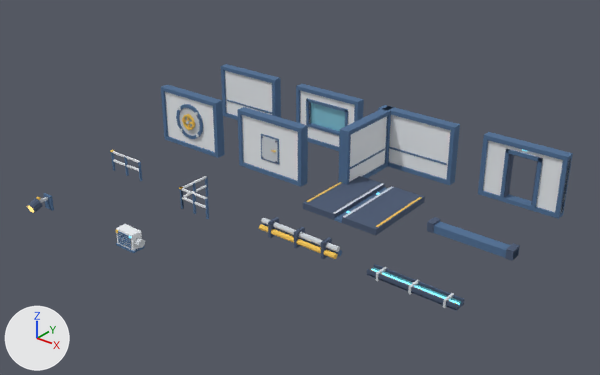
The OBJ model Assets/ModelFactory/Models/DL-002/model.obj, before and after one commit.
One viewpoint serves both versions: a camera (50 mm lens) standing at (21.7, -26.1, 17.4) and looking at (0.8, 0.1, 1.2). Every picture has the same lights, and +X, +Y and +Z are marked at lower left. The first picture is the older version. Where no turn or scale is listed for an object, it has been applied to the vertices.

The first picture shows 'DL002_StationKit_amber_accent', 'DL002_StationKit_glass_cyan', 'DL002_StationKit_graphite_navy', 'DL002_StationKit_hull_offwhite', 'DL002_StationKit_navy_frame', 'DL002_StationKit_titanium' and 2 more.
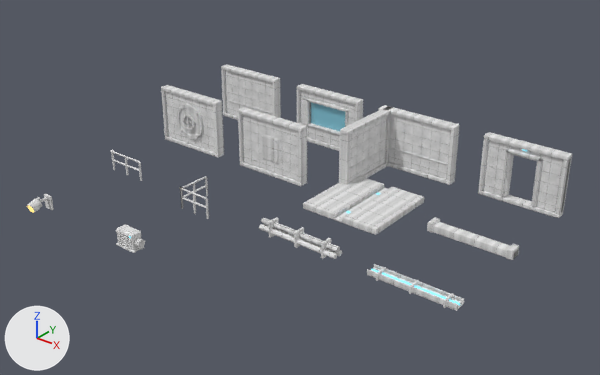
Edits to the scene script, one JSON object a line:
```json
{"op": "add", "block": "img_detail_metal_png", "code": ["img_detail_metal_png = load_image('detail_metal.png', 'textures/detail_metal.png', 256, 256, 'sRGB')"]}
{"op": "add", "block": "img_detail_panel_png", "code": ["img_detail_panel_png = load_image('detail_panel.png', 'textures/detail_panel.png', 256, 256, 'sRGB')"]}
{"op": "remove", "block": "mat_amber_accent", "code": "mat_amber_accent.base_color = (0.93, 0.58, 0.1)  # yellow #f7c859"}
{"op": "add", "block": "mat_amber_accent", "code": "mat_amber_accent.texture = img_detail_panel_png"}
{"op": "remove", "block": "mat_graphite_navy", "code": "mat_graphite_navy.base_color = (0.07, 0.1, 0.17)  # dark blue #4b5973"}
{"op": "add", "block": "mat_graphite_navy", "code": "mat_graphite_navy.texture = img_detail_metal_png"}
{"op": "remove", "block": "mat_navy_frame", "code": "mat_navy_frame.base_color = (0.08, 0.16, 0.3)  # blue #506f95"}
{"op": "add", "block": "mat_navy_frame", "code": "mat_navy_frame.texture = img_detail_metal_png"}
```

Changed parts and their boxes [x1, y1, x2, y2] in the pictures (600 x 375 px):
```json
{"object": "DL002_StationKit_navy_frame", "change": "surface changed", "before": [44, 64, 572, 259], "after": [44, 64, 572, 259]}
{"object": "DL002_StationKit_graphite_navy", "change": "surface changed", "before": [27, 136, 538, 311], "after": [27, 136, 538, 311]}
{"object": "DL002_StationKit_amber_accent", "change": "surface changed", "before": [36, 114, 456, 304], "after": [36, 114, 456, 304]}
```
